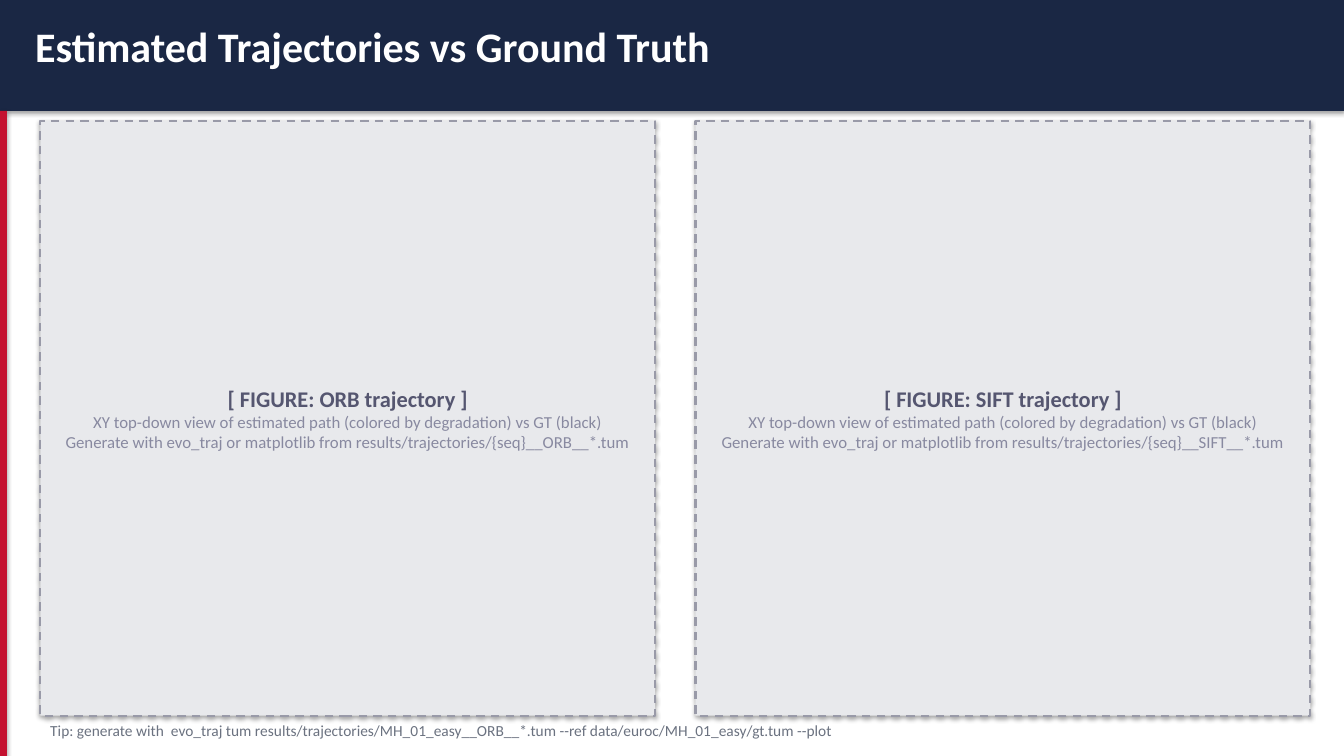
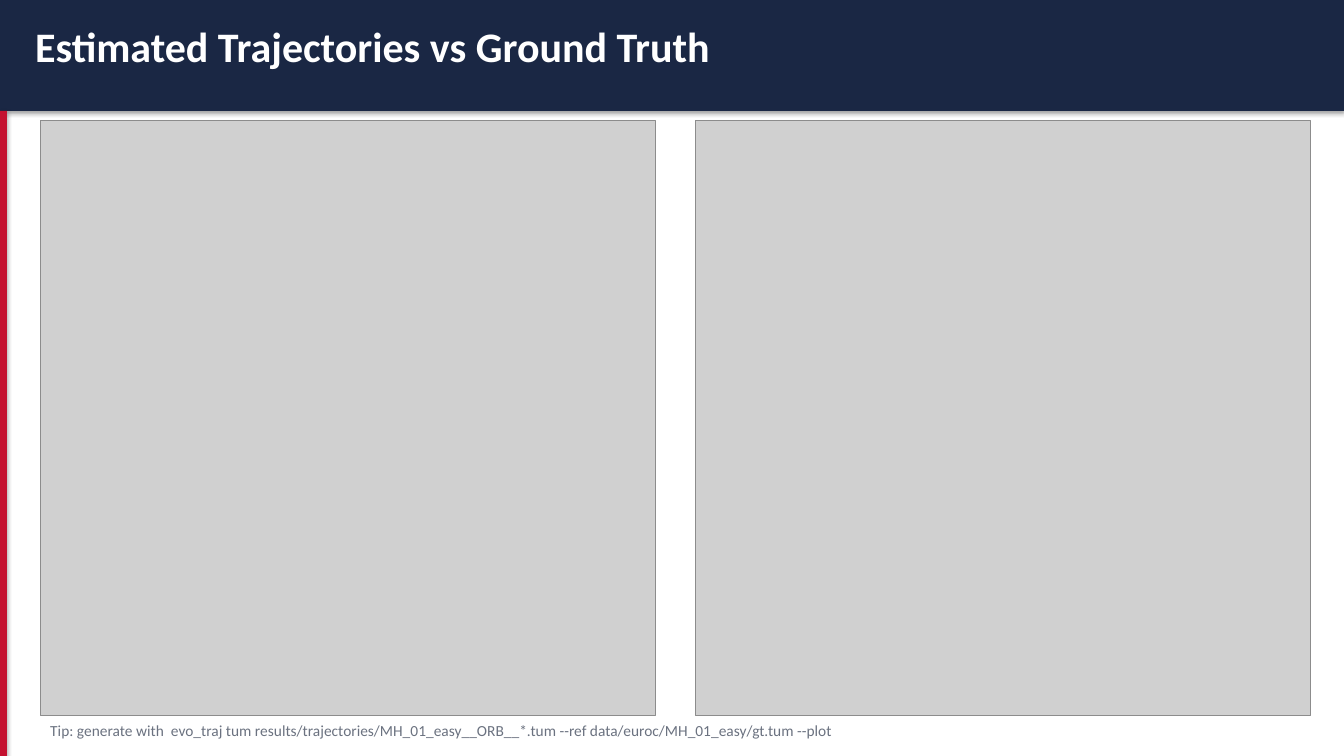
Before and after one commit to sandjman56/slamproject, a slide deck: slide 9 of VO_Robustness_Slides.pptx. Drawn at 1344x756 pixels with LibreOffice and Linux fonts; fonts in the diff are those of the drawing; grey boxes stand for pictures. Boxes give left, top, right and bottom in pixels: in the first picture for what was removed or moved away, otherwise in the second. Text is boxed around its words. In the diff, an @@ line names an element or a change of style, - is before the commit and + after.

```diff
--- a/VO_Robustness_Slides.pptx
+++ b/VO_Robustness_Slides.pptx
@@ rectangle removed at (x1=40, y1=121, x2=655, y2=716) @@
-[ FIGURE: ORB trajectory ]
-XY top-down view of estimated path (colored by degradation) vs GT (black)
-Generate with evo_traj or matplotlib from results/trajectories/{seq}__ORB__*.tum
@@ picture added at (x1=40, y1=121, x2=655, y2=716) @@
@@ rectangle removed at (x1=696, y1=121, x2=1311, y2=716) @@
-[ FIGURE: SIFT trajectory ]
-XY top-down view of estimated path (colored by degradation) vs GT (black)
-Generate with evo_traj or matplotlib from results/trajectories/{seq}__SIFT__*.tum
@@ picture added at (x1=696, y1=121, x2=1311, y2=716) @@
```
